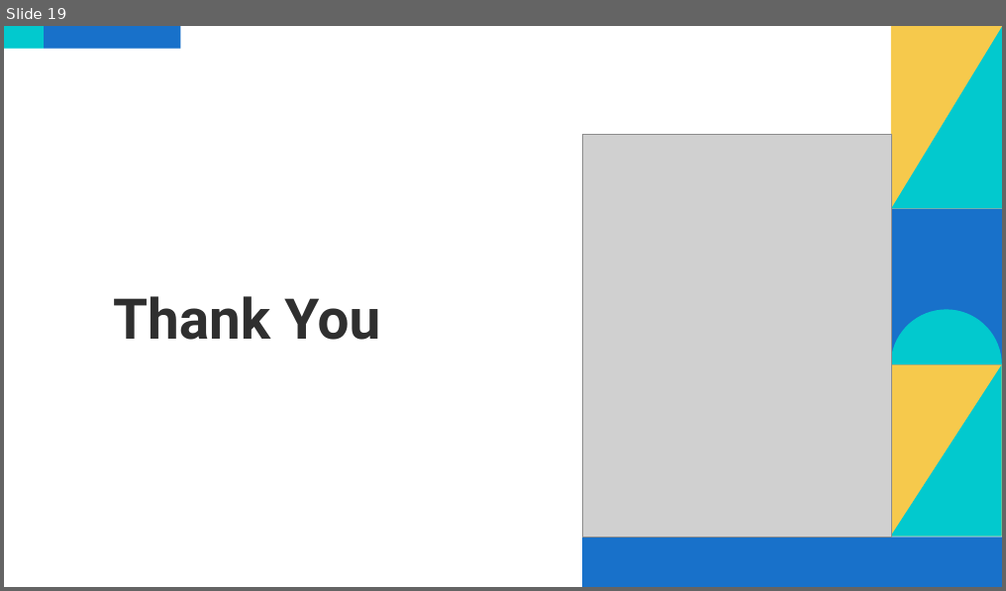
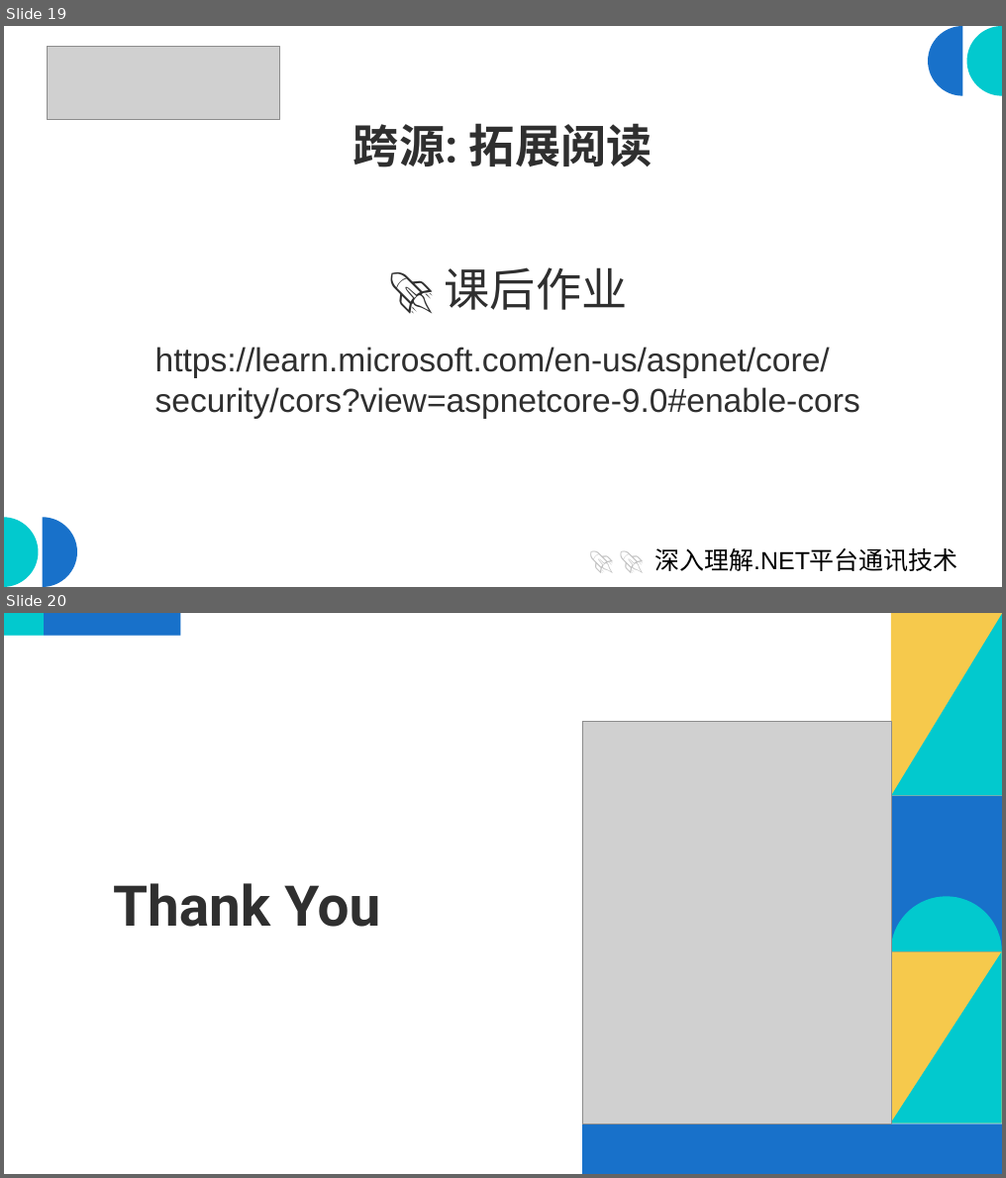
Before and after one commit to scottfly189/dotnet_net_course, a slide deck: src/5.CorsDemo/cors.odp. Shown one above the other, each under a label of ours: slide 19 before the commit, slides 19 and 20 after it. The pictures are 1006x591 and 1006x1178 pixels, drawn with LibreOffice and Linux fonts; fonts in the diff are those of the drawing; grey boxes stand for pictures. Boxes give left, top, right and bottom in pixels: in the first picture for what was removed or moved away, otherwise in the second. Text is boxed around its words. In the diff, an @@ line names an element or a change of style, - is before the commit and + after.

```diff
--- a/src/5.CorsDemo/cors.odp
+++ b/src/5.CorsDemo/cors.odp
@@ slide 19 added at (x1=4, y1=26, x2=1002, y2=587), background #FFFFFF @@
@@ picture added at (x1=47, y1=46, x2=279, y2=119) @@
@@ freeform shape added at (x1=927, y1=26, x2=962, y2=95), fill #1871CA @@
@@ freeform shape added at (x1=966, y1=26, x2=1002, y2=95), fill #02C9CE @@
@@ title added at (x1=353, y1=123, x2=652, y2=168), 44 pt, text #2F2F2F, bold @@
+跨源: 拓展阅读
@@ text added at (x1=155, y1=268, x2=860, y2=419), 32 pt, text #2F2F2F @@
+🚀 课后作业
+https://learn.microsoft.com/en-us/aspnet/core/security/cors?view=aspnetcore-9.0#enable-cors
@@ freeform shape added at (x1=4, y1=517, x2=39, y2=586), fill #02C9CE @@
@@ freeform shape added at (x1=43, y1=517, x2=77, y2=586), fill #1871CA @@
@@ subtitle added at (x1=654, y1=549, x2=957, y2=571), 23.8 pt, text #000000 @@
+🚀 🚀 深入理解.NET平台通讯技术
@@ what was slide 19 is now slide 20 @@
```
Also in this commit, not shown: 1 slide changed.
